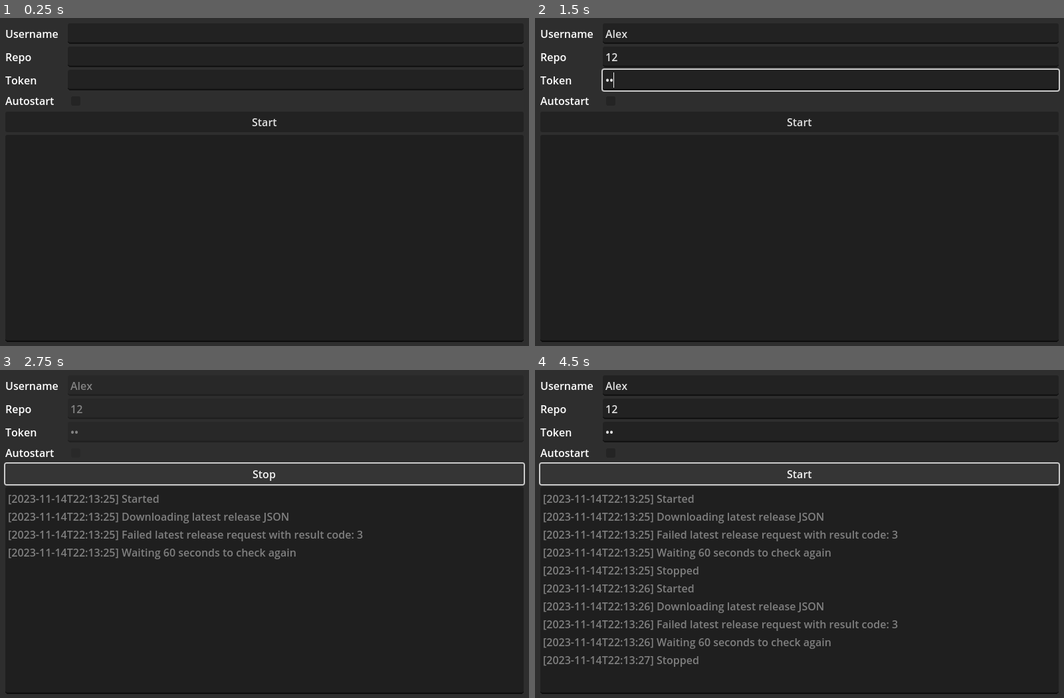
Above: before the commit, frames 1-4 (two rows, left to right).
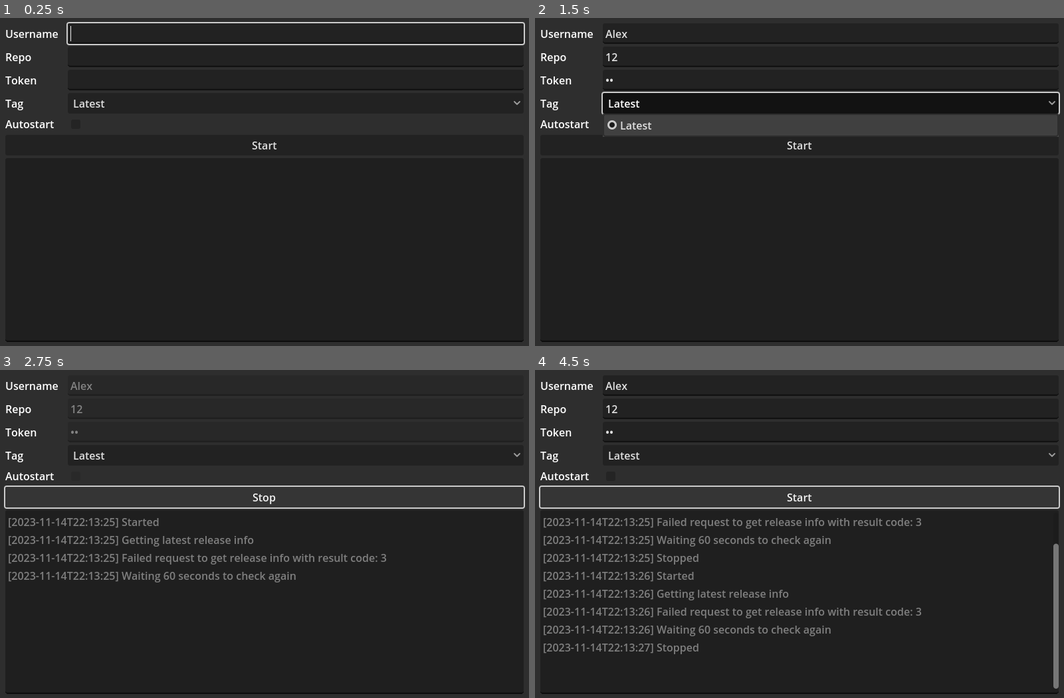
Above: after the commit, the same moments.

Repository: anthonyec/godot_release_runner
Game: Godot game, scene res://main.tscn
Same seed, same stepped clock (60 frames per second), same inputs: the game is played once before the commit and once after it.
Inputs (mouse positions are in pixels of both pictures, inside the frame that each line leads up to):
- Up to frame 1 (0.25 s): no input
- Up to frame 2 (1.5 s): click (831, 34) at 0.52 s; type "Alex" at 0.6 s; click (831, 57) at 0.75 s; type "12" at 0.83 s; click (831, 80) at 0.98 s; type "12" at 1.07 s; click (831, 103) at 1.25 s, where only the run after the commit has a clickable "Latest"
- Up to frame 3 (2.75 s): click "Start" at 2 s
- Up to frame 4 (4.5 s): click "Stop" at 2.75 s; click "Start" at 3.5 s; click "Stop" at 4.25 s

The runs differ from the first frame. In frame 1, 1.2% of the frame differs, in the area x 1-100%, y 1-41%; in frame 2, 11%, in the area x 1-100%, y 15-41%; in frame 3, 5.8%; in frame 4, 10%.

Commit message:
Update lost code

Diff:
--- a/main.gd
+++ b/main.gd
@@ -11,7 +11,14 @@
 
 		return json
 
-const CHECK_INTERVAL: float = 60 # seconds.
+	func to_array() -> Array:
+		var json: Variant = JSON.parse_string(body.get_string_from_utf8())
+		if not json is Array: return []
+
+		return json
+
+const CHECK_INTERVAL: float = 60
+const RELEASES_PATH: String = "user://releases"
 
 @onready var http: HTTPRequest = $HTTPRequest
 @onready var timer: Timer = $Timer
@@ -19,6 +26,7 @@
 @onready var repo_line_edit: LineEdit = %RepoLineEdit
 @onready var token_line_edit: LineEdit = %TokenLineEdit
 @onready var log_text_edit: TextEdit = %LogTextEdit
+@onready var release_option_button: OptionButton = %ReleaseOptionButton
 @onready var start_stop_button: Button = %StartStopButton
 @onready var autostart_check_box: CheckBox = %AutostartCheckBox
 
@@ -39,13 +47,26 @@
 	token_line_edit.text = get_value_string("token")
 	token_line_edit.text_changed.connect(_on_token_line_edit_text_changed)
 
+	release_option_button.item_selected.connect(_on_release_option_button_item_selected)
+
 	autostart_check_box.button_pressed = get_value_bool("autostart")
 	autostart_check_box.pressed.connect(_on_autostart_check_box_button_up)
 
 	start_stop_button.pressed.connect(_on_start_stop_button_pressed)
 
+	await update_release_tag_names()
+
 	if get_value_bool("autostart"):
 		start()
+
+	if username_line_edit.text.is_empty():
+		username_line_edit.grab_focus()
+	elif repo_line_edit.text.is_empty():
+		repo_line_edit.grab_focus()
+	elif token_line_edit.text.is_empty():
+		token_line_edit.grab_focus()
+	else:
+		start_stop_button.grab_focus()
 
 func retry_after_timeout(status: String = "") -> void:
 	if not status.is_empty():
@@ -55,6 +76,8 @@
 
 	timer.paused = false
 	timer.start()
+
+	update_release_tag_names()
 
 func start() -> void:
 	if username_line_edit.text.is_empty() or repo_line_edit.text.is_empty() or token_line_edit.text.is_empty():
@@ -83,70 +106,115 @@
 		OS.kill(running_pid)
 
 func get_url_from_inputs() -> String:
+	var selected_tag_name: String = release_option_button.get_item_text(release_option_button.selected)
+
+	if selected_tag_name != "Latest":
+		return "https://api.github.com/repos/%s/%s/releases/tags/%s" % [username_line_edit.text, repo_line_edit.text, selected_tag_name]
+
 	return "https://api.github.com/repos/%s/%s/releases/latest" % [username_line_edit.text, repo_line_edit.text]
 
+func update_release_tag_names() -> void:
+	var releases_url: String = "https://api.github.com/repos/%s/%s/releases" % [username_line_edit.text, repo_line_edit.text]
+
+	var release_result: RequestResult = await request(releases_url, ["Accept: application/vnd.github+json", "Authorization: Bearer %s" % get_value_string("token")])
+	if release_result.result != 0: return
+	if release_result.response_code != 200: return
+
+	var selected_tag_name: String = get_value_string("tag")
+
+	release_option_button.clear()
+	release_option_button.add_item("Latest")
+
+	for release: Dictionary in release_result.to_array():
+		var tag_name: String = release.get("tag_name", "")
+		if tag_name.is_empty(): continue
+
+		release_option_button.add_item(tag_name)
+
+	for index in release_option_button.item_count:
+		var tag_name: String = release_option_button.get_item_text(index)
+
+		if tag_name == selected_tag_name:
+			release_option_button.selected = index
+
 func has_downloaded_release(id: int) -> bool:
-	var directory: DirAccess = DirAccess.open("user://")
-	return directory.dir_exists(str(id))
-
-func download_and_extract_latest_release(latest_release_response: Dictionary) -> String:
-	var id: int = latest_release_response.get("id", -1) as int
-	if id == -1: return "Could not find ID in latest release: %s" % str(latest_release_response)
+	var directory: DirAccess = DirAccess.open(RELEASES_PATH)
+	if not directory: return false
+
+	var release_directory_exists: bool = directory.dir_exists(str(id))
+	if not release_directory_exists: return false
+
+	return DirAccess.get_files_at(RELEASES_PATH.path_join(str(id))).size() > 0
+
+func extract_zip(source_path: String, output_path: String, depth: int = 0) -> String:
+	var os_name: String = OS.get_name().to_lower()
+
+	if os_name == "macos":
+		var output: Array = []
+		var result: int = OS.execute("tar", ["-xzf", ProjectSettings.globalize_path(source_path), "-C", ProjectSettings.globalize_path(output_path)], output, true)
+		if result != 0: return "Failed to extract on %s with exit code %s:\n%s" % [os_name, result, "".join(PackedStringArray(output))]
+
+		if depth == 0:
+			var directory: DirAccess = DirAccess.open(output_path)
+			if not directory: return "Failed to open output directory"
+
+			for file in directory.get_files():
+				if file.ends_with(".zip"):
+					extract_zip("%s/%s" % [output_path, file], output_path, depth + 1)
+
+	if os_name == "windows":
+		var windows_source_path: String = ProjectSettings.globalize_path(source_path).replace("/", "\\")
+		var windows_output_path: String = ProjectSettings.globalize_path(output_path).replace("/", "\\")
+
+		var output: Array = []
+		var result: int = OS.execute("tar", ["-xzf", windows_source_path, "-C", windows_output_path], output, true)
+		if result != 0: return "Failed to extract on %s with exit code %s:\n%s" % [os_name, result, "".join(PackedStringArray(output))]
+
+	return ""
+
+func download_and_extract_latest_release(latest_release_response: Dictionary, token: String) -> String:
+	var release_id: int = latest_release_response.get("id", -1) as int
+	if release_id == -1: return "Could not find `id` in release info response: %s" % str(latest_release_response)
 
 	var assets: Array = latest_release_response.get("assets", []) as Array
 	if assets.is_empty(): return "No assets array"
 
+	var user_directory: DirAccess = DirAccess.open("user://")
+	if not user_directory: return "Failed to open downloads directory"
+
+	user_directory.make_dir_recursive(RELEASES_PATH.path_join(str(release_id)))
+
 	for asset: Dictionary in assets:
-		var download_url: String = asset.get("browser_download_url", "") as String
-		if download_url.is_empty(): return "No download file URL"
-
-		var content_type: String = asset.get("content_type", "") as String
-		if content_type != "application/zip": continue
-
-		var download_result: RequestResult = await request(download_url)
-		if download_result.result != 0: return "Failed to download with result code: %s" % download_result.result
-
-		var zip_file_path: String = "user://%s.zip" % str(id)
+		var asset_url: String = asset.get("url", "") as String
+		if asset_url.is_empty(): return "No download file URL"
+
+		var asset_name: String = asset.get("name", "") as String
+		if not asset_name.ends_with(".zip"): continue
+
+		var download_result: RequestResult = await request(asset_url, ["Accept: application/octet-stream", "Authorization: Bearer %s" % token])
+		if download_result.response_code != 200: return "Failed to download with response code: %s" % download_result.response_code
+
+		var zip_file_path: String = RELEASES_PATH.path_join(str(release_id)).path_join(asset_name.get_basename()) + ".zip"
 		var download_zip_file: FileAccess = FileAccess.open(zip_file_path, FileAccess.WRITE)
 		download_zip_file.store_buffer(download_result.body)
 		download_zip_file.close()
 
-		var directory: DirAccess = DirAccess.open("user://")
-		directory.make_dir("user://%s" % str(id))
-
-		var zip_reader: ZIPReader = ZIPReader.new()
-		var zip_error: Error = zip_reader.open(zip_file_path)
-		if zip_error != OK: return "Failed to open ZIP file %s: %s" % [zip_file_path, zip_error]
-
-		var zip_files: PackedStringArray = zip_reader.get_files()
-
-		for file_path in zip_files:
-			directory.make_dir_recursive("user://%s/%s" % [str(id), file_path.get_base_dir()])
-
-			var file_data: PackedByteArray = zip_reader.read_file(file_path)
-			if file_data.is_empty(): continue # Empty files are directories.
-
-			var file: FileAccess = FileAccess.open("user://%s/%s" % [str(id), file_path], FileAccess.WRITE)
-			if not file: return "Failed to write file user://%s/%s" % [str(id), file_path]
-
-			file.store_buffer(file_data)
-			file.close()
-
-		directory.remove(zip_file_path)
+		var extraction_path: String = RELEASES_PATH.path_join(str(release_id)).path_join(asset_name.get_basename())
+		user_directory.make_dir_recursive(extraction_path)
+
+		var status: String = extract_zip(zip_file_path, extraction_path)
+		if not status.is_empty(): return status
 
 	return ""
 
 func run_downloaded_release(release_id: int) -> String:
-	var directory: DirAccess = DirAccess.open("user://%s" % str(release_id))
-	if not directory: return "Failed to open release directory"
-
+	var release_path: String = RELEASES_PATH.path_join(str(release_id))
+	var os_name: String = OS.get_name().to_lower()
+
+	var files: PackedStringArray = UtilsFileSystem.scan_directory(release_path, true)
 	var executable_file_path: String = ""
 
-	var files: PackedStringArray = directory.get_files()
-
 	for file in files:
-		var os_name: String = OS.get_name().to_lower()
-
 		if os_name == "windows" and file.ends_with(".exe"):
 			executable_file_path = file
 			break
@@ -160,48 +228,52 @@
 			break
 
 	if executable_file_path.is_empty():
-		return "Failed to find executable"
-
-	running_pid = OS.create_process(executable_file_path, [])
+		return "Failed to find executable for %s" % os_name
+
+	running_pid = OS.create_process(ProjectSettings.globalize_path(executable_file_path), [], false)
 	return ""
 
 func ensure_latest_downloaded_and_running(release_url: String, token: String) -> void:
-	log_message("Downloading latest release JSON")
+	log_message("Getting latest release info")
 	var latest_release_result: RequestResult = await request(release_url, [
 		"Accept: application/vnd.github+json",
 		"Authorization: Bearer %s" % token
 	])
-	if latest_release_result.result != 0: return retry_after_timeout("Failed latest release request with result code: %s" % latest_release_result.result)
-	if latest_release_result.response_code != 200: return retry_after_timeout("Failed latest release request with status code: %s" % latest_release_result.response_code)
+	if latest_release_result.result != 0: return retry_after_timeout("Failed request to get release info with result code: %s" % latest_release_result.result)
+	if latest_release_result.response_code != 200: return retry_after_timeout("Failed request to get release info with status code: %s" % latest_release_result.response_code)
 
 	var latest_release_response: Dictionary = latest_release_result.to_dictionary()
+
+	var latest_release_id: int = latest_release_response.get("id", -1)
+	if latest_release_id == -1: return retry_after_timeout("Could not find `id` in release info response: %s" % str(latest_release_response))
 
 	var latest_release_name: String = latest_release_response.get("name", "<No Title>")
 	var latest_release_created_at: String = latest_release_response.get("created_at", "<No Date>")
-	log_message("Latest release is: %s created at %s" % [latest_release_name, latest_release_created_at])
-
-	var latest_release_id: int = latest_release_response.get("id", -1)
-	if latest_release_id == -1: return retry_after_timeout("Could not find ID in latest release: %s" % str(latest_release_response))
-
-	log_message("Checking if latest release download %s exists" % str(latest_release_id))
+	log_message("The latest release is %s (%s) created at %s." % [latest_release_id, latest_release_name, latest_release_created_at])
+
+	log_message("Checking if release %s has already been downloaded" % str(latest_release_id))
 	var is_new_release: int = not has_downloaded_release(latest_release_id)
 
 	if is_new_release:
-		log_message("Downloading and extraxcting new latest release")
-		var status: String = await download_and_extract_latest_release(latest_release_response)
-		if not status.is_empty(): return retry_after_timeout("Failed to download latest release: %s" % status)
+		log_message("It hasn't, downloading and extracting it...")
+		var status: String = await download_and_extract_latest_release(latest_release_response, token)
+		if not status.is_empty(): return retry_after_timeout("Failed to download release: %s" % status)
 	else:
-		log_message("Latest already downloaded")
+		log_message("Release %s has already been downloaded" % str(latest_release_id))
 
 	if is_new_release and OS.is_process_running(running_pid):
-		log_message("Killing running app %s" % str(running_pid))
+		log_message("Killing running app with PID: %s" % str(running_pid))
 		OS.kill(running_pid)
 		running_pid = 0
 
 	if not OS.is_process_running(running_pid) or running_pid == 0:
-		log_message("Running downloaded release")
+		log_message("Running release")
 		var status: String = run_downloaded_release(latest_release_id)
-		if not status.is_empty(): return retry_after_timeout("Failed to run downloaded release: %s" % status)
+
+		if not status.is_empty():
+			OS.move_to_trash(ProjectSettings.globalize_path(RELEASES_PATH.path_join(str(latest_release_id))))
+
+			return retry_after_timeout("Failed to run downloaded release: %s" % status)
 	else:
 		log_message("Release is already running")
 
@@ -210,17 +282,18 @@
 func request(url: String, headers: PackedStringArray = []) -> RequestResult:
 	var request_result: RequestResult = RequestResult.new()
 
-	var _on_http_request_completed: Callable = func (result: int, response_code: int, headers: PackedStringArray, body: PackedByteArray) -> void:
+	var _on_http_request_completed: Callable = func(result: int, response_code: int, response_headers: PackedStringArray, body: PackedByteArray) -> void:
 		request_result.result = result
 		request_result.response_code = response_code
 		request_result.body = body
 
+	http.cancel_request()
 	var error: Error = http.request(url, headers)
 
 	if error != OK:
-		request_result.result = error
-		request_result.response_code = -1
-		return request_result
+			request_result.result = error
+			request_result.response_code = -1
+			return request_result
 
 	http.request_completed.connect(_on_http_request_completed)
 	await http.request_completed
@@ -239,7 +312,7 @@
 	config.load("user://config.cfg")
 
 	if not config.has_section_key("settings", key):
-		return null
+			return null
 
 	return config.get_value("settings", key, null)
 
@@ -254,7 +327,7 @@
 	var value: Variant = get_value_variant(key)
 
 	if value is String:
-		return value
+			return value
 
 	return ""
 
@@ -265,7 +338,7 @@
 	var value: Variant = get_value_variant(key)
 
 	if value is bool:
-		return value
+			return value
 
 	return false
 
@@ -274,8 +347,8 @@
 
 func _on_start_stop_button_pressed() -> void:
 	if timer.is_stopped():
-		log_message("Started")
-		return start()
+			log_message("Started")
+			return start()
 
 	log_message("Stopped")
 	stop()
@@ -294,3 +367,6 @@
 
 func _on_autostart_check_box_button_up() -> void:
 	set_value_bool("autostart", autostart_check_box.button_pressed)
+
+func _on_release_option_button_item_selected(index: int) -> void:
+	set_value_string("tag", release_option_button.get_item_text(index))
--- a/main.tscn
+++ b/main.tscn
@@ -41,74 +41,95 @@
 
 [node name="VBoxContainer" type="VBoxContainer" parent="Panel/MarginContainer"]
 layout_mode = 2
-theme = ExtResource("2_snppp")
+theme = ExtResource("2")
 
 [node name="InputRow" type="HBoxContainer" parent="Panel/MarginContainer/VBoxContainer"]
 layout_mode = 2
-theme = ExtResource("2_snppp")
+theme = ExtResource("2")
 
 [node name="Label" type="Label" parent="Panel/MarginContainer/VBoxContainer/InputRow"]
 custom_minimum_size = Vector2(90, 0)
 layout_mode = 2
 tooltip_text = "GitHub Username"
 mouse_filter = 0
-theme = ExtResource("2_snppp")
+theme = ExtResource("2")
 text = "Username"
 
 [node name="UsernameLineEdit" type="LineEdit" parent="Panel/MarginContainer/VBoxContainer/InputRow"]
 unique_name_in_owner = true
 layout_mode = 2
 size_flags_horizontal = 3
-theme = ExtResource("2_snppp")
+focus_previous = NodePath("../../StartStopButton")
+theme = ExtResource("2")
 
 [node name="InputRow2" type="HBoxContainer" parent="Panel/MarginContainer/VBoxContainer"]
 layout_mode = 2
-theme = ExtResource("2_snppp")
+theme = ExtResource("2")
 
 [node name="Label" type="Label" parent="Panel/MarginContainer/VBoxContainer/InputRow2"]
 custom_minimum_size = Vector2(90, 0)
 layout_mode = 2
 tooltip_text = "GitHub Repo name"
 mouse_filter = 0
-theme = ExtResource("2_snppp")
+theme = ExtResource("2")
 text = "Repo"
 
 [node name="RepoLineEdit" type="LineEdit" parent="Panel/MarginContainer/VBoxContainer/InputRow2"]
 unique_name_in_owner = true
 layout_mode = 2
 size_flags_horizontal = 3
-theme = ExtResource("2_snppp")
+theme = ExtResource("2")
 
 [node name="InputRow3" type="HBoxContainer" parent="Panel/MarginContainer/VBoxContainer"]
 layout_mode = 2
-theme = ExtResource("2_snppp")
+theme = ExtResource("2")
 
 [node name="Label" type="Label" parent="Panel/MarginContainer/VBoxContainer/InputRow3"]
 custom_minimum_size = Vector2(90, 0)
 layout_mode = 2
 tooltip_text = "GitHub Personal Access Token"
 mouse_filter = 0
-theme = ExtResource("2_snppp")
+theme = ExtResource("2")
 text = "Token"
 
 [node name="TokenLineEdit" type="LineEdit" parent="Panel/MarginContainer/VBoxContainer/InputRow3"]
 unique_name_in_owner = true
 layout_mode = 2
 size_flags_horizontal = 3
-theme = ExtResource("2_snppp")
+theme = ExtResource("2")
 select_all_on_focus = true
 secret = true
 
+[node name="InputRow5" type="HBoxContainer" parent="Panel/MarginContainer/VBoxContainer"]
+layout_mode = 2
+theme = ExtResource("2")
+
+[node name="Label" type="Label" parent="Panel/MarginContainer/VBoxContainer/InputRow5"]
+custom_minimum_size = Vector2(90, 0)
+layout_mode = 2
+tooltip_text = "GitHub Personal Access Token"
+mouse_filter = 0
+theme = ExtResource("2")
+text = "Tag"
+
+[node name="ReleaseOptionButton" type="OptionButton" parent="Panel/MarginContainer/VBoxContainer/InputRow5"]
+unique_name_in_owner = true
+layout_mode = 2
+size_flags_horizontal = 3
+selected = 0
+item_count = 1
+popup/item_0/text = "Latest"
+
 [node name="InputRow4" type="HBoxContainer" parent="Panel/MarginContainer/VBoxContainer"]
 layout_mode = 2
-theme = ExtResource("2_snppp")
+theme = ExtResource("2")
 
 [node name="Label" type="Label" parent="Panel/MarginContainer/VBoxContainer/InputRow4"]
 custom_minimum_size = Vector2(90, 0)
 layout_mode = 2
 tooltip_text = "Start when opening this application"
 mouse_filter = 0
-theme = ExtResource("2_snppp")
+theme = ExtResource("2")
 text = "Autostart
 "
 
@@ -119,12 +140,13 @@
 [node name="StartStopButton" type="Button" parent="Panel/MarginContainer/VBoxContainer"]
 unique_name_in_owner = true
 layout_mode = 2
-theme = ExtResource("2_snppp")
+focus_next = NodePath("../InputRow/UsernameLineEdit")
+theme = ExtResource("2")
 text = "Start"
 
 [node name="LogTextEdit" type="TextEdit" parent="Panel/MarginContainer/VBoxContainer"]
 unique_name_in_owner = true
 layout_mode = 2
 size_flags_vertical = 3
-theme = ExtResource("2_snppp")
+theme = ExtResource("2")
 editable = false
--- /dev/null
+++ b/utils_file_system.gd
@@ -0,0 +1,26 @@
+class_name UtilsFileSystem
+extends Node
+
+static func scan_directory(path: String, include_directories: bool = false) -> Array[String]:
+	var list: Array[String] = []
+
+	if DirAccess.dir_exists_absolute(path):
+		var directory: = DirAccess.open(path)
+		directory.list_dir_begin()
+
+		var filename: String = directory.get_next()
+
+		while filename != "":
+			var file_path: String = path.path_join(filename)
+
+			if directory.current_is_dir():
+				if include_directories:
+					list.append(file_path)
+
+				list.append_array(scan_directory(file_path, include_directories))
+			else:
+				list.append(file_path)
+
+			filename = directory.get_next()
+
+	return list
Not shown: 4 places in main.tscn that only renumber resources
